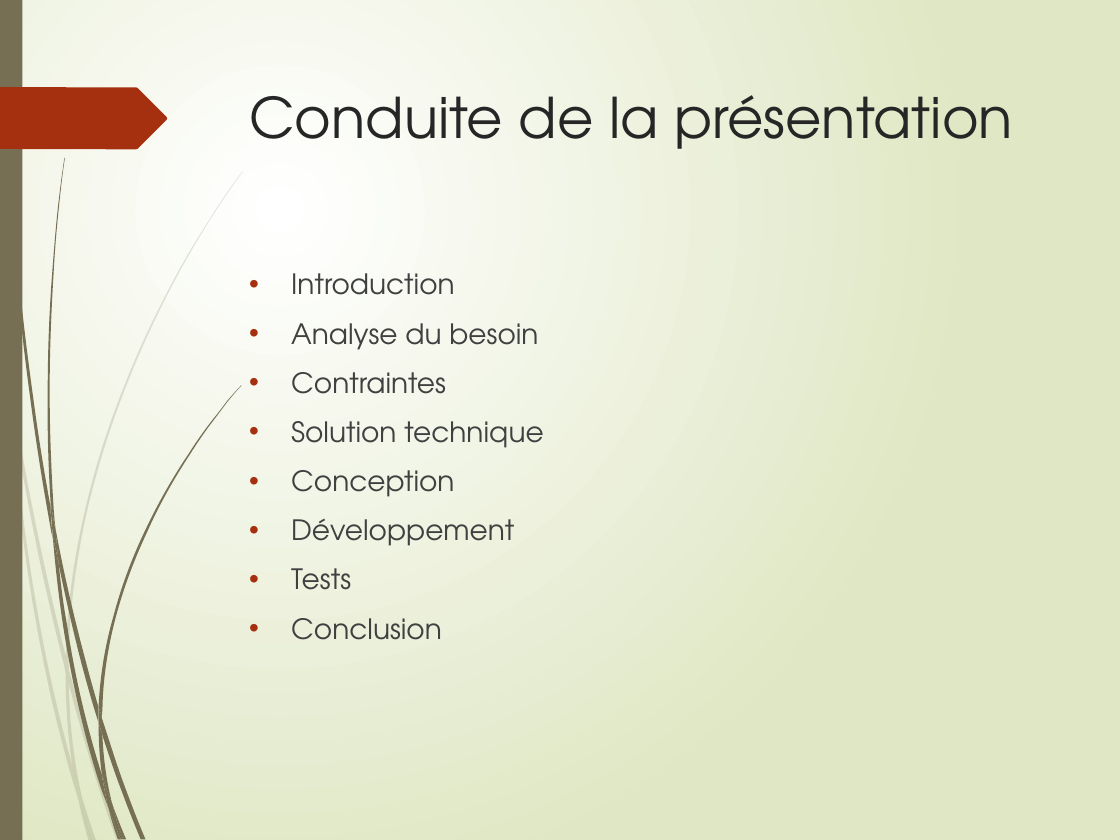
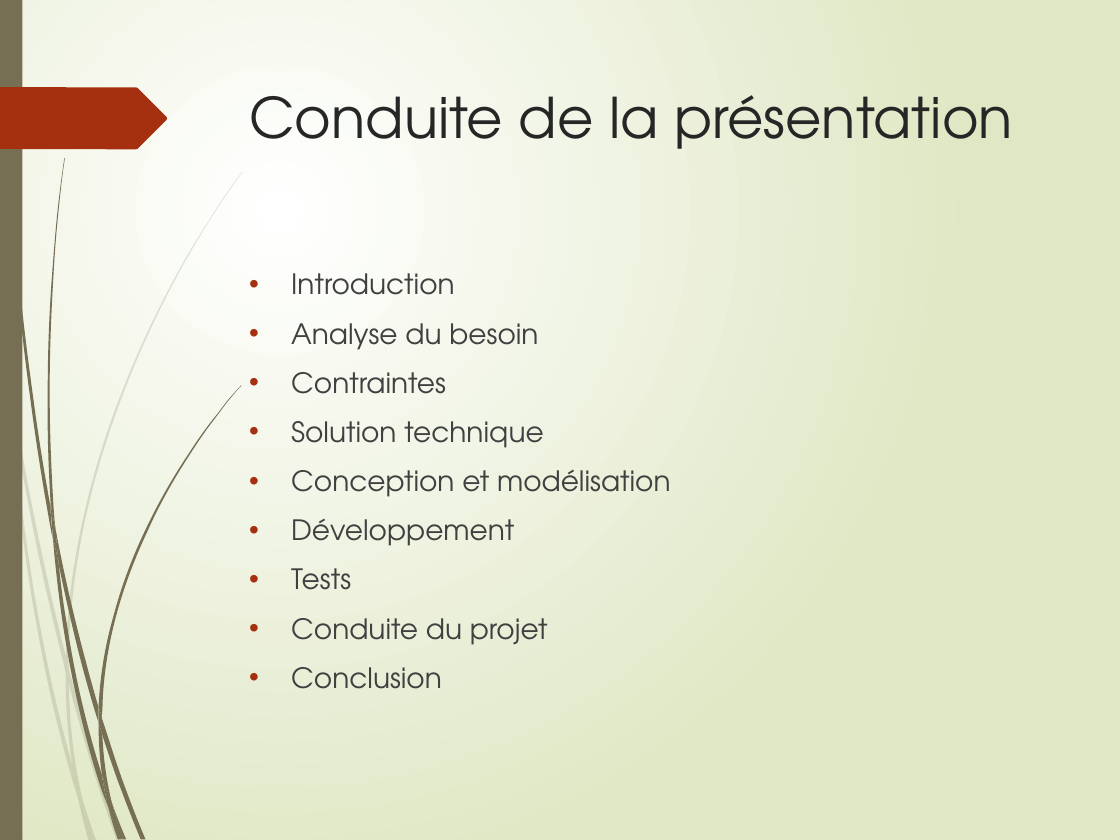
Before and after one commit to LudoRoot/WeBet_JBL, a slide deck: slide 2 of Présentation/Présentation WeBet_JBL.pptx. Drawn at 1120x840 pixels with LibreOffice and Linux fonts; fonts in the diff are those of the drawing. Boxes give left, top, right and bottom in pixels: in the first picture for what was removed or moved away, otherwise in the second. Text is boxed around its words. In the diff, an @@ line names an element or a change of style, - is before the commit and + after.

```diff
--- a/Présentation/Présentation WeBet_JBL.pptx
+++ b/Présentation/Présentation WeBet_JBL.pptx
@@ text at (291,470,671,497): text changed @@
-• Conception
+• Conception et modélisation
@@ text at (291,618,548,645): paragraph added @@
+• Conduite du projet
```
Also in this commit, not shown: 3 other slides changed, 5 slides added, 1 slide removed, 3 other files.
